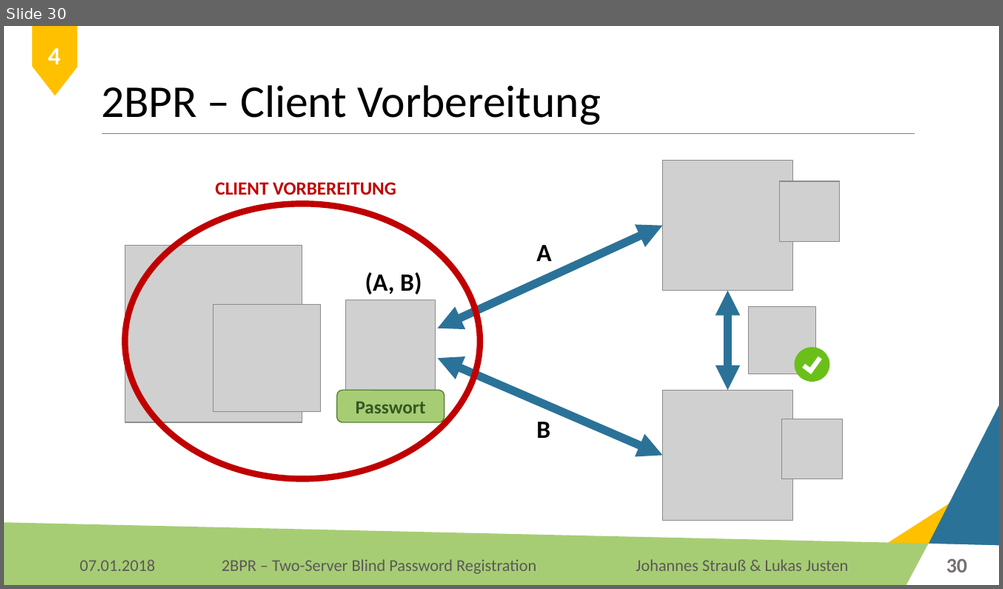
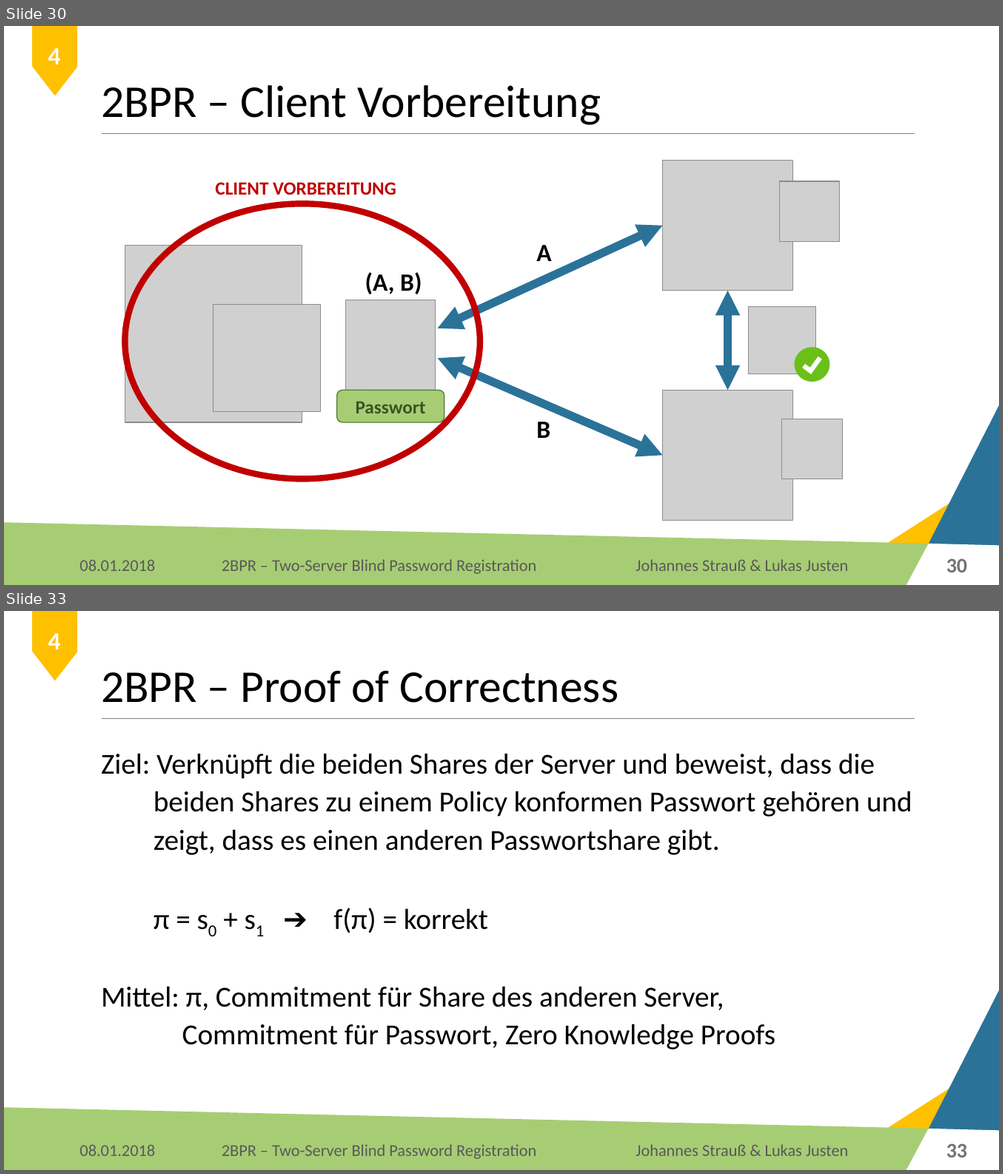
Before and after one commit to Lukas-Justen/IT-Security-2BPR, a slide deck: 2BPR.pptx. Shown one above the other, each under a label of ours: slide 30 before the commit, slides 30 and 33 after it; the slides between them are not shown. The pictures are 1003x589 and 1003x1174 pixels, drawn with LibreOffice and Linux fonts; fonts in the diff are those of the drawing; grey boxes stand for pictures; background and template pictures are left out. Boxes give left, top, right and bottom in pixels: in the first picture for what was removed or moved away, otherwise in the second. Text is boxed around its words. In the diff, an @@ line names an element or a change of style, - is before the commit and + after.

Commit message:
Ausarbeitung Passwort Registrierung

```diff
--- a/2BPR.pptx
+++ b/2BPR.pptx
@@ slide 33 added at [4,611,999,1170], background #FFFFFF; not listed: 6 template elements that a slide beside it also shows @@
@@ rectangle added at [33,611,77,651], fill #FFC000, outline #FFC000 1 pt @@
@@ triangle added at [34,652,77,681], fill #FFC000, outline #FFC000 1 pt @@
@@ text added at [48,633,60,649], 24 pt, text #FFFFFF, bold @@
+4
@@ title added at [101,670,618,703], 44 pt, text #000000 @@
+2BPR – Proof of Correctness
@@ text added at [101,753,912,1050], 28 pt, text #000000 @@
+Ziel: Verknüpft die beiden Shares der Server und beweist, dass die
+beiden Shares zu einem Policy konformen Passwort gehören und
+zeigt, dass es einen anderen Passwortshare gibt.
+π = s0 + s1 ➔ f(π) = korrekt
+Mittel: π, Commitment für Share des anderen Server,
+Commitment für Passwort, Zero Knowledge Proofs
@@ text added at [79,1145,155,1156], 16 pt, text #595959 @@
+08.01.2018
@@ text added at [635,1145,848,1156], 16 pt, text #595959 @@
+Johannes Strauß & Lukas Justen
@@ page number added at [946,1144,967,1158], 20 pt, text #767171, bold @@
+33
@@ slide 30 changed as well @@
@@ text at [79,560,155,571]: text changed @@
-07.01.2018
+08.01.2018
```
Also in this commit, not shown: 44 other slides changed, 4 other slides added.
